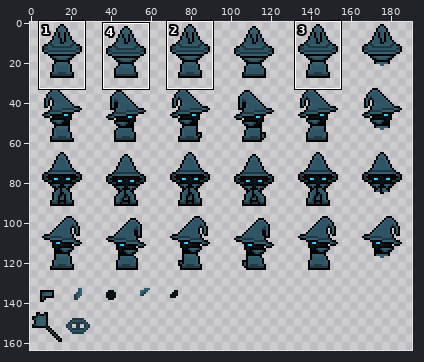
Sprite sheet -- src/main/resources/mobs/soulmage.png. Above: a wide view before the commit, with the close-up outlined.
Close-up. As it was:
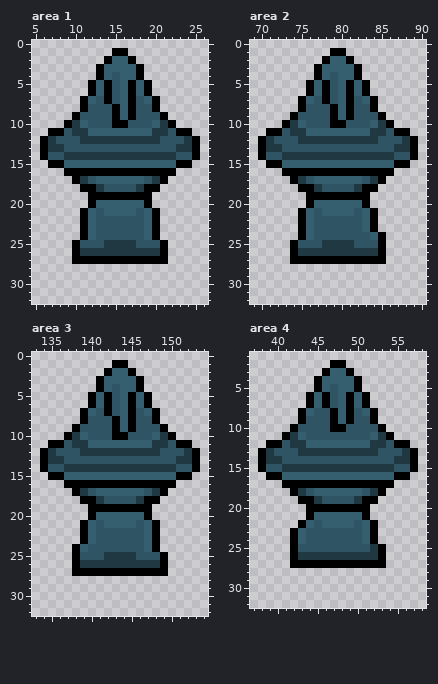
The file is 384x320 pixels, drawn in blocks of 2x2; one block is one cell here. Pixels under 10% opacity are left out. Colours within 5 levels of each other are drawn and written as one. Shown: area 1: x 5..26, y 0..32; area 2: x 69..90, y 0..32; area 3: x 133..154, y 0..32; area 4: x 37..58, y 1..32. The old version is drawn lined up with the new one, on the new canvas. The wide view leaves out empty margins. The commit also changed other parts of the picture, which this record leaves out.
The same view after the edit:
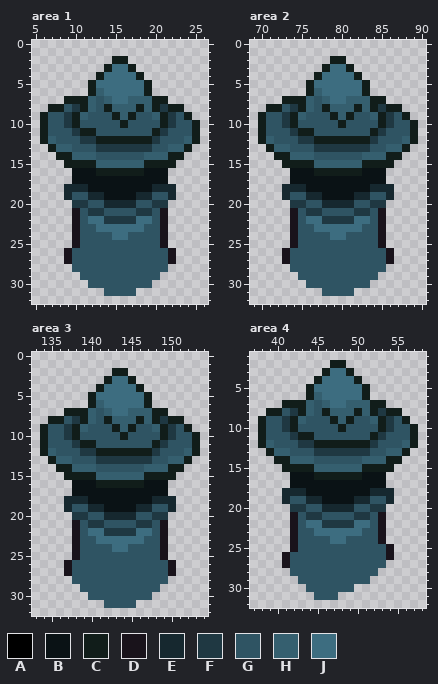
Palette (. is transparent): A #000000  B #0a1215  C #111d1a  D #19131b  E #16282f  F #1f3842  G #2f5463  H #355f6f  J #3d6d80
From old to new:
canvas 192x160 -> 192x192
Changed rows in their new state; - is an unchanged pixel.
Area 1:
first column x 6:
 1 ---------..---------
 2 --------.CC.--------
 3 -------.CJJC.-------
 4 -------CJJJJC-------
 5 ------CJJJJJJC------
 6 ------C-JJJJJC------
 7 ---CCC--HJJHH-CC----
 8 -CCGFCH-CH-HCHCFCC--
 9 CGGFCH---C-C--HCFGC-
10 CGGFCG---GC---GCFGGC
11 CGG--CCGGGGGGGC--GGC
12 CH-----CCCCCCC----HC
13 .CHH---FFFFFFF--HHC.
14 ..CCHHHGGGGGGHHHCC..
15 -..CCCC------CCCC..-
16 ---.BBBCCCCCCBBB.---
17 ----BBBBBBBBBBBB----
18 ---EEEBBBBBBBBEEE---
19 ---EGGEEBBBBEEGGE---
20 ----FFGGEEEEGGFF----
21 ----DGFFGGGGFFGD----
22 ----DGJJFFFFJJGD----
23 ----DGGJJJJJJGGD----
24 ----DGG--JJ--GGD----
25 ----D---GGGG---D----
26 ---DGGGGGGGGGGGGD---
27 ---DGGGGGGGGGGGGD---
28 ----GGGGGGGGGGGG----
29 -----GGGGGGGGGG-----
30 ------GGGGGGGG------
31 --------GGGG--------
Area 2:
first column x 70:
 1 ---------..---------
 2 --------.CC.--------
 3 -------.CJJC.-------
 4 -------CJJJJC-------
 5 ------CJJJJJJC------
 6 ------C-JJJJJC------
 7 ---CCC--HJJHH-CC----
 8 -CCGFCH-CH-HCHCFCC--
 9 CGGFCH---C-C--HCFGC-
10 CGGFCG---GC---GCFGGC
11 CGG--CCGGGGGGGC--GGC
12 CH-----CCCCCCC----HC
13 .CHH---FFFFFFF--HHC.
14 ..CCHHHGGGGGGHHHCC..
15 -..CCCC------CCCC..-
16 ---.BBBCCCCCCBBB.---
17 ----BBBBBBBBBBBB----
18 ---EEEBBBBBBBBEEE---
19 ---EGGEEBBBBEEGGE---
20 ----FFGGEEEEGGFF----
21 ----DGFFGGGGFFGD----
22 ----DGJJFFFFJJGD----
23 ----DGGJJJJJJGGD----
24 ----DGG--JJ---GD----
25 ----D---GGGG---D----
26 ---DGGGGGGGGGGGGD---
27 ---DGGGGGGGGGGGGD---
28 ----GGGGGGGGGGGG----
29 -----GGGGGGGGGG-----
30 ------GGGGGGGG------
31 --------GGGG--------
Area 3:
first column x 134:
 1 ---------..---------
 2 --------.CC.--------
 3 -------.CJJC.-------
 4 -------CJJJJC-------
 5 ------CJJJJJJC------
 6 ------C-JJJJJC------
 7 ---CCC--HJJHH-CC----
 8 -CCGFCH-CH-HCHCFCC--
 9 CGGFCH---C-C--HCFGC-
10 CGGFCG---GC---GCFGGC
11 CGG--CCGGGGGGGC--GGC
12 CH-----CCCCCCC----HC
13 .CHH---FFFFFFF--HHC.
14 ..CCHHHGGGGGGHHHCC..
15 -..CCCC------CCCC..-
16 ---.BBBCCCCCCBBB.---
17 ----BBBBBBBBBBBB----
18 ---EEEBBBBBBBBEEE---
19 ---EGGEEBBBBEEGGE---
20 ----FFGGEEEEGGFF----
21 ----DGFFGGGGFFGD----
22 ----DGJJFFFFJJGD----
23 ----DGGJJJJJJGGD----
24 ----DG---JJ--GGD----
25 ----D---GGGG---D----
26 ---DGGGGGGGGGGGGD---
27 ---DGGGGGGGGGGGGD---
28 ----GGGGGGGGGGGG----
29 -----GGGGGGGGGG-----
30 ------GGGGGGGG------
31 --------GGGG--------
Area 4:
first column x 38:
 2 ---------CC---------
 3 --------CJJC--------
 4 -------CJJJJC-------
 5 ------CJJJJJJC------
 6 ------C-JJJJJC------
 7 ---CCCHGHJJH-HCC----
 8 -CCGFC--CH-HC-CFCC--
 9 CGGFCH---C-C--HCFGC-
10 CGGFC----GC----CFGGC
11 CGGG-CC-------C-GGGC
12 CHG-G-FCCCCCCC-G-GHC
13 .CHH-GG-------G-HHC.
14 ..CCHHH------HHHCC..
15 ...CCCCHHHHHHCCCC...
16 -...BBBCCCCCCBBB...-
17 ---.BBBBBBBBBBBB.---
18 ---EEEBBBBBBBBEEE---
19 ---EGGEEBBBBEEGGE---
20 ----FFGGEEEEGGFF----
21 ----DGFFGGGGFFGD----
22 ----DGJJFFFFJJGD----
23 ----DG-JJJJJJGGD----
24 ----DG---JJ--GGD----
25 ----D---------GGD---
26 ---DGGGGGGGGGGGGD---
27 ---DGGGGGGGGGGGG----
28 ----GGGGGGGGGGG-----
29 -----GGGGGGGGG------
30 ------GGGGGG--------
31 -------GGG----------
